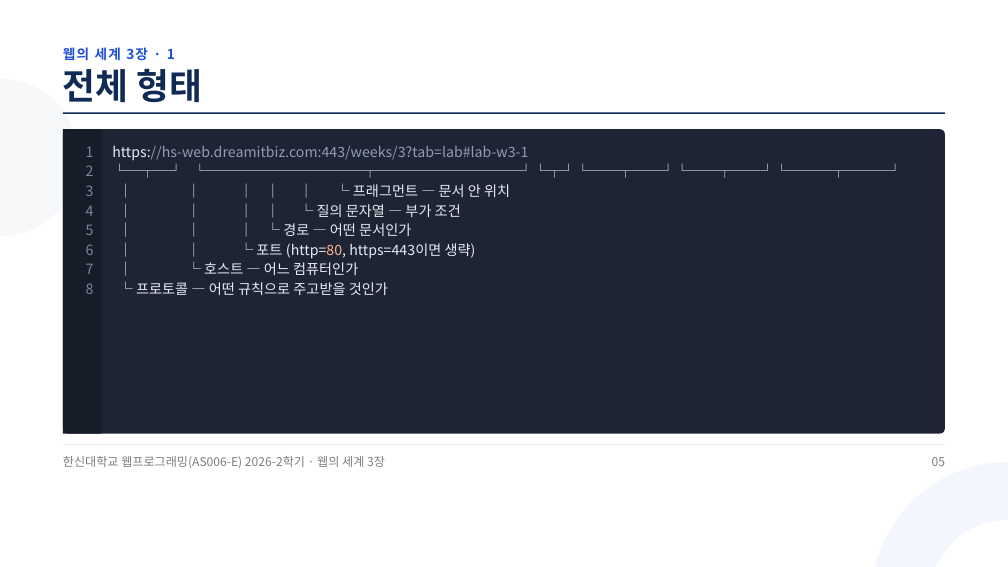
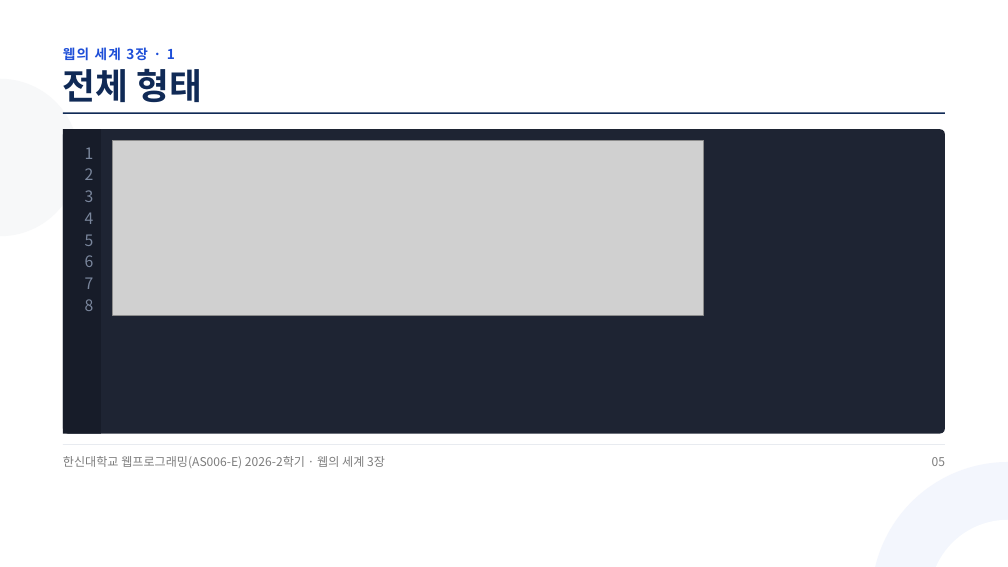
Before and after one commit to aebonlee/materials, a slide deck: slide 5 of hs-web/WW03_주소_도메인_호스팅.pptx. Drawn at 1008x567 pixels with LibreOffice and Linux fonts; fonts in the diff are those of the drawing; grey boxes stand for pictures. Boxes give left, top, right and bottom in pixels: in the first picture for what was removed or moved away, otherwise in the second. Text is boxed around its words. In the diff, an @@ line names an element or a change of style, - is before the commit and + after.

```diff
--- a/hs-web/WW03_주소_도메인_호스팅.pptx
+++ b/hs-web/WW03_주소_도메인_호스팅.pptx
@@ text "1" at [85, 147, 94, 311]: size 20.2 to 22.5 pt @@
@@ text removed at [112, 145, 528, 295] @@
-https://hs-web.dreamitbiz.com:443/weeks/3?tab=lab#lab-w3-1
-└─┬─┘ └───────────┬──────────┘└┬┘└──┬──┘└──┬──┘└───┬───┘
-│ │ │ │ │ └ 프래그먼트 — 문서 안 위치
-│ │ │ │ └ 질의 문자열 — 부가 조건
-│ │ │ └ 경로 — 어떤 문서인가
-│ │ └ 포트 (http=80, https=443이면 생략)
-│ └ 호스트 — 어느 컴퓨터인가
-└ 프로토콜 — 어떤 규칙으로 주고받을 것인가
@@ picture added at [112, 141, 704, 315] @@
```
Also in this commit, not shown: 1 other slide changed, 15 other files.
